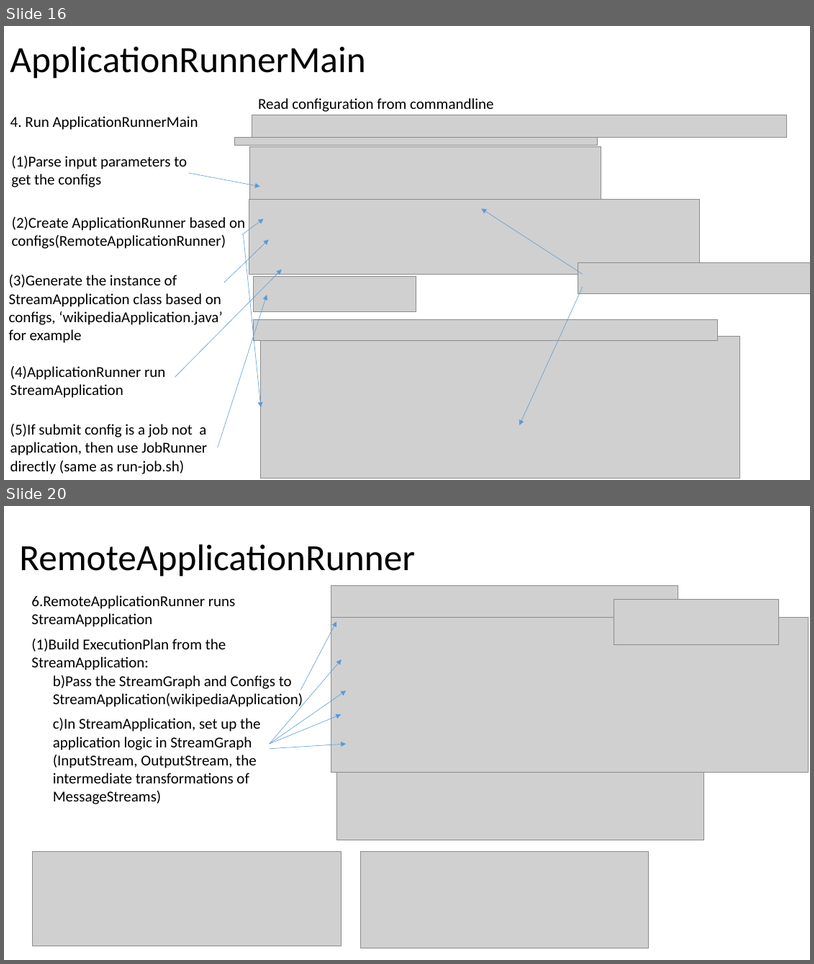
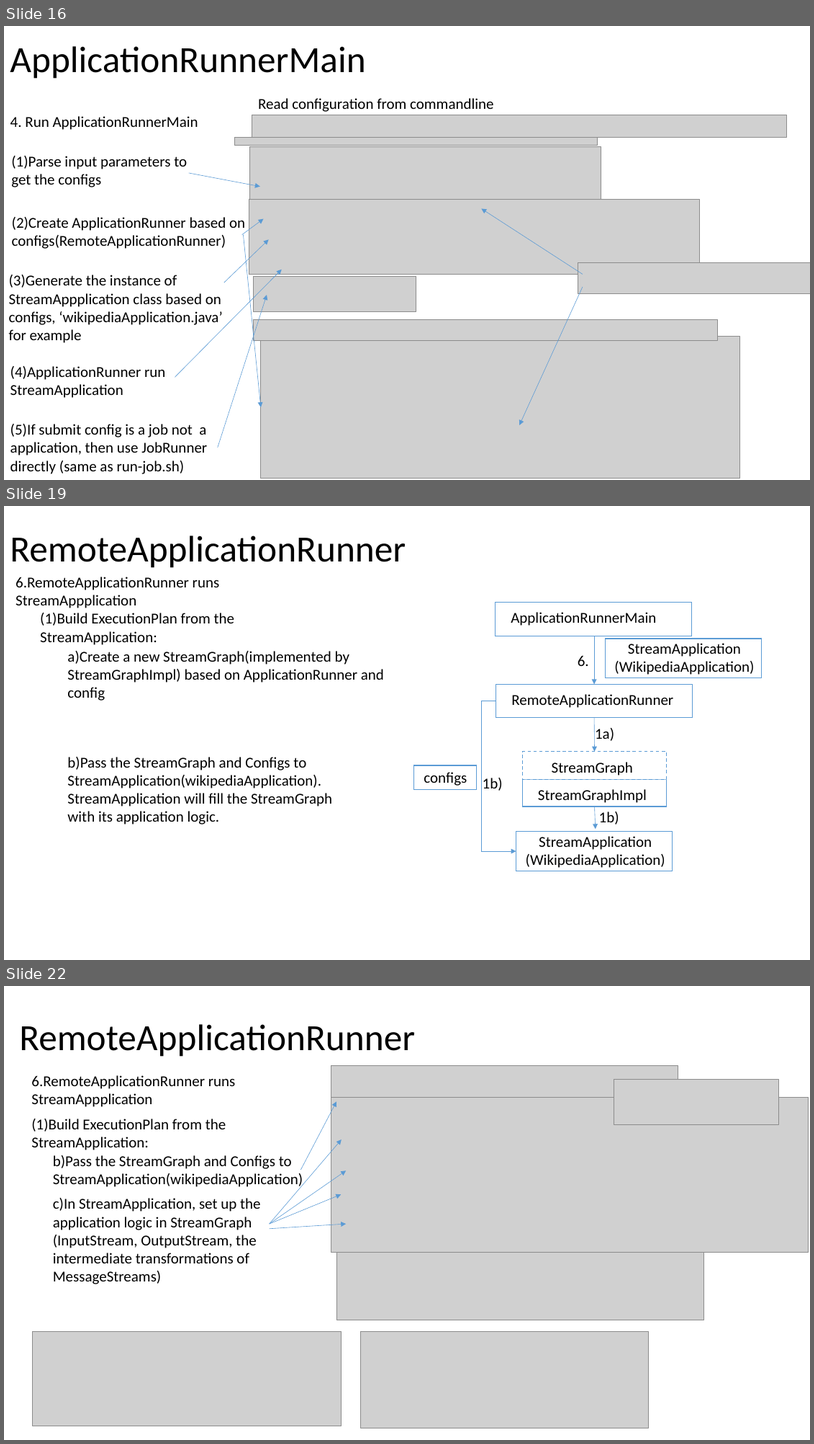
Before and after one commit to Swrrt/Samza-Documents, a slide deck: Documentation/SamzaStructure.pptx. Shown one above the other, each under a label of ours: slides 16 and 20 before the commit, slides 16, 19 and 22 after it; the slides between them are not shown. The pictures are 814x964 and 814x1444 pixels, drawn with LibreOffice and Linux fonts; fonts in the diff are those of the drawing; grey boxes stand for pictures. Boxes give left, top, right and bottom in pixels: in the first picture for what was removed or moved away, otherwise in the second. Text is boxed around its words. In the diff, an @@ line names an element or a change of style, - is before the commit and + after.

Commit message:
Complete with StreamGraph, ExecutionPlan and JobGraph fornow

```diff
--- a/Documentation/SamzaStructure.pptx
+++ b/Documentation/SamzaStructure.pptx
@@ slide 19 added at [4, 506, 810, 960], background #FFFFFF @@
@@ title added at [10, 536, 406, 568], 44 pt, text #000000 @@
+RemoteApplicationRunner
@@ text added at [16, 577, 220, 608], 18 pt, text #000000 @@
+6.RemoteApplicationRunner runs StreamAppplication
@@ text added at [40, 613, 234, 645], 18 pt, text #000000 @@
+(1)Build ExecutionPlan from the StreamApplication:
@@ rectangle added at [496, 602, 692, 636], fill #FFFFFF, outline #5B9BD5 1 pt @@
@@ text added at [511, 612, 656, 626], 18 pt, text #000000 @@
+ApplicationRunnerMain
@@ text added at [67, 651, 384, 700], 18 pt, text #000000 @@
+a)Create a new StreamGraph(implemented by StreamGraphImpl) based on ApplicationRunner and config
@@ text added at [578, 655, 589, 666], 18 pt, text #000000 @@
+6.
@@ arrow added from (594, 636) to (594, 685), #5B9BD5 0.5 pt @@
@@ rectangle added at [605, 638, 762, 678], fill #FFFFFF, outline #5B9BD5 1 pt @@
@@ text added at [615, 643, 754, 674], 18 pt, text #000000 @@
+StreamApplication
+(WikipediaApplication)
@@ rectangle added at [496, 685, 693, 718], fill #FFFFFF, outline #5B9BD5 1 pt @@
@@ text added at [512, 694, 674, 708], 18 pt, text #000000 @@
+RemoteApplicationRunner
@@ elbow arrow added from (496, 701) to (517, 851), #5B9BD5 0.5 pt @@
@@ arrow added from (594, 718) to (595, 752), #5B9BD5 0.5 pt @@
@@ text added at [595, 728, 615, 741], 18 pt, text #000000 @@
+1a)
@@ text added at [67, 757, 332, 824], 18 pt, text #000000 @@
+b)Pass the StreamGraph and Configs to StreamApplication(wikipediaApplication). StreamApplication will fill the StreamGraph with its application logic.
@@ rectangle added at [523, 752, 667, 780], fill #FFFFFF, outline #5B9BD5 1 pt dashed @@
@@ text added at [552, 762, 633, 775], 18 pt, text #000000 @@
+StreamGraph
@@ rectangle added at [414, 765, 476, 789], fill #FFFFFF, outline #5B9BD5 1 pt @@
@@ text added at [424, 772, 467, 785], 18 pt, text #000000 @@
+configs
@@ text added at [483, 777, 503, 790], 18 pt, text #000000 @@
+1b)
@@ rectangle added at [523, 780, 667, 807], fill #FFFFFF, outline #5B9BD5 1 pt @@
@@ text added at [538, 789, 647, 803], 18 pt, text #000000 @@
+StreamGraphImpl
@@ arrow added from (595, 806) to (596, 829), #5B9BD5 0.5 pt @@
@@ text added at [599, 811, 620, 824], 18 pt, text #000000 @@
+1b)
@@ rectangle added at [517, 831, 673, 871], fill #FFFFFF, outline #5B9BD5 1 pt @@
@@ text added at [526, 836, 666, 867], 18 pt, text #000000 @@
+StreamApplication
+(WikipediaApplication)
@@ what was slide 20 is now slide 22 @@
```
Also in this commit, not shown: 4 slides changed, 6 other slides added, 1 slide removed.
